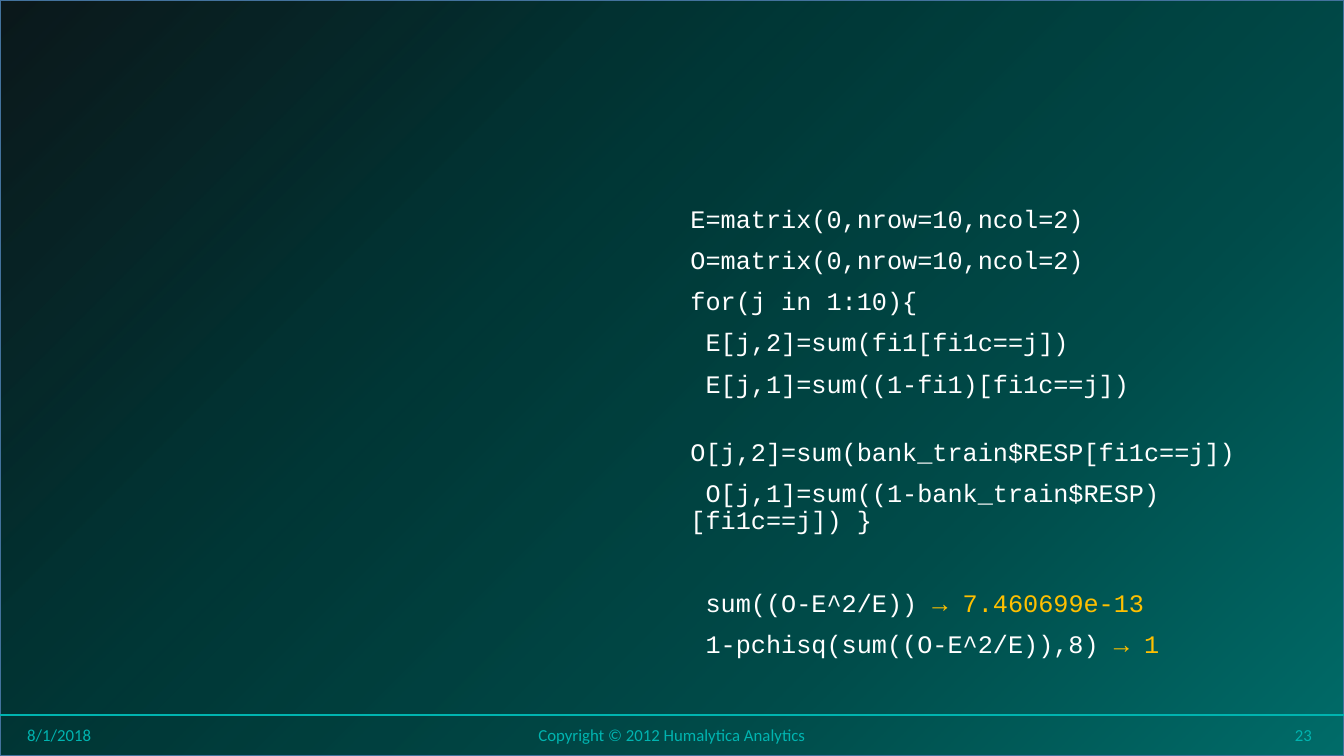
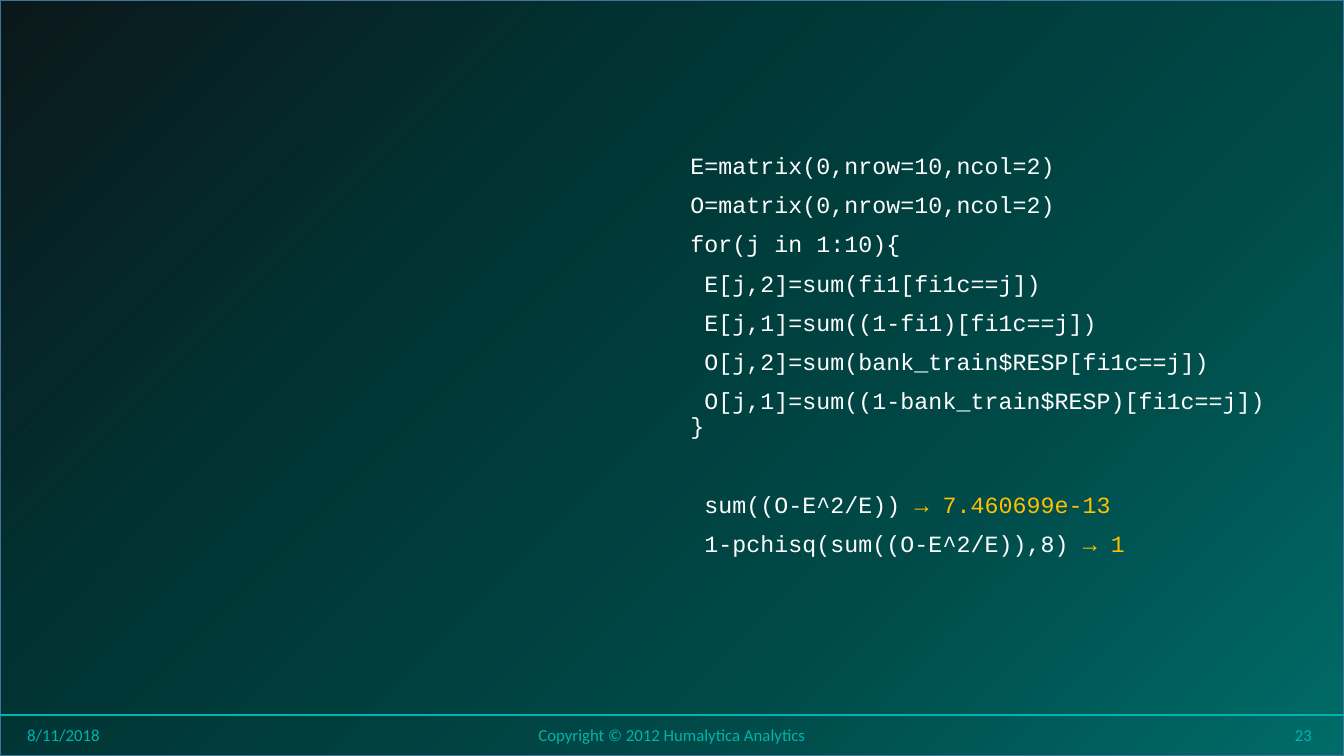
Before and after one commit to stricje1/VIT_University, a slide deck: slide 23 of Data_Analytics_2018/PPT/Lesson 15 - Data Analytics - Logistic Regression.pptx. Drawn at 1344x756 pixels with LibreOffice and Linux fonts; fonts in the diff are those of the drawing; grey boxes stand for pictures; background and template pictures are left out. Boxes give left, top, right and bottom in pixels: in the first picture for what was removed or moved away, otherwise in the second. Text is boxed around its words. In the diff, an @@ line names an element or a change of style, - is before the commit and + after.

```diff
--- a/Data_Analytics_2018/PPT/Lesson 15 - Data Analytics - Logistic Regression.pptx
+++ b/Data_Analytics_2018/PPT/Lesson 15 - Data Analytics - Logistic Regression.pptx
@@ text "E=matrix(0,nrow=10,ncol=2)": place and size @@
-text "E=matrix(0,nrow=10,ncol=2)" at <box>690,209,1234,659</box>
+text "E=matrix(0,nrow=10,ncol=2)" at <box>690,157,1264,557</box>
@@ text "E=matrix(0,nrow=10,ncol=2)" at <box>690,157,1264,557</box>: size 18 to 16.6 pt @@
@@ text at <box>27,729,99,742</box>: text changed @@
-8/1/2018
+8/11/2018
```
Also in this commit, not shown: 47 other slides changed, 12 other files.
